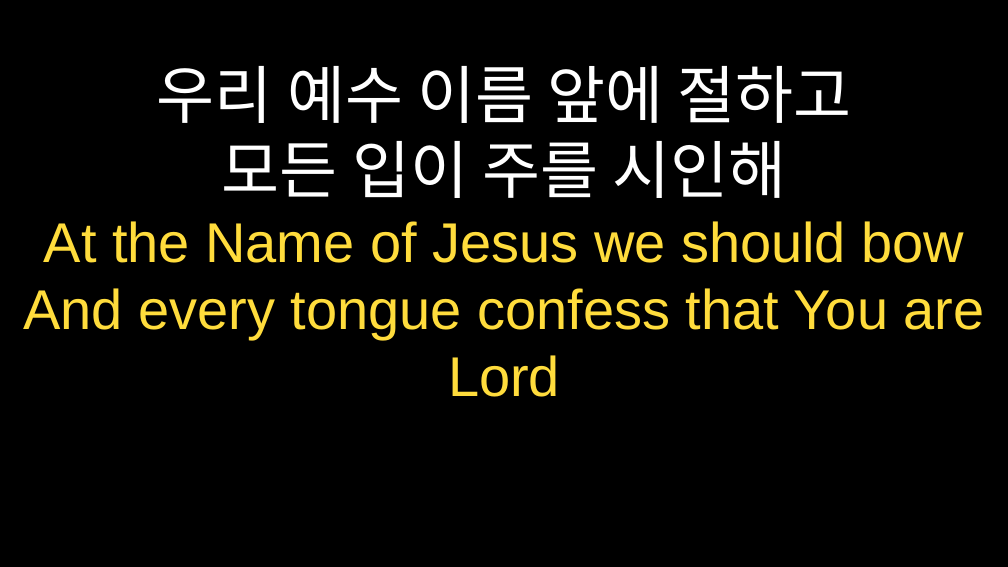
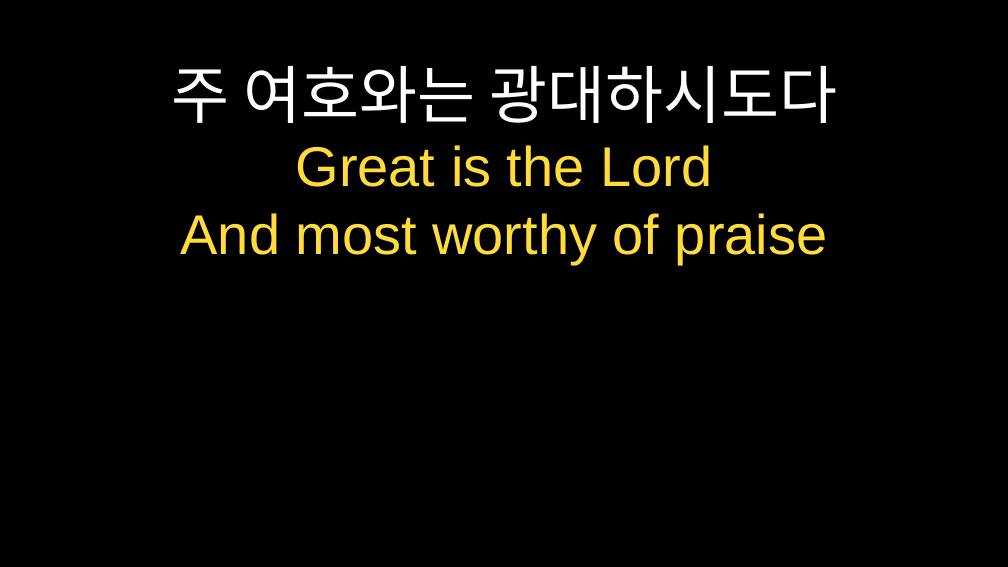
Before and after one commit to goldenbit1999/praisePPT, a slide deck: slide 22 of praisePPT/weekly_praise.pptx. Drawn at 1008x567 pixels with LibreOffice and Linux fonts; fonts in the diff are those of the drawing. Boxes give left, top, right and bottom in pixels: in the first picture for what was removed or moved away, otherwise in the second. Text is boxed around its words. In the diff, an @@ line names an element or a change of style, - is before the commit and + after.

```diff
--- a/praisePPT/weekly_praise.pptx
+++ b/praisePPT/weekly_praise.pptx
@@ text at (171,66,837,263): text changed @@
-우리 예수 이름 앞에 절하고
-모든 입이 주를 시인해
-At the Name of Jesus we should bow
-And every tongue confess that You are Lord
+주 여호와는 광대하시도다
+Great is the Lord
+And most worthy of praise
```
Also in this commit, not shown: 13 other slides changed, 12 slides added, 10 slides removed, 10 other files.
